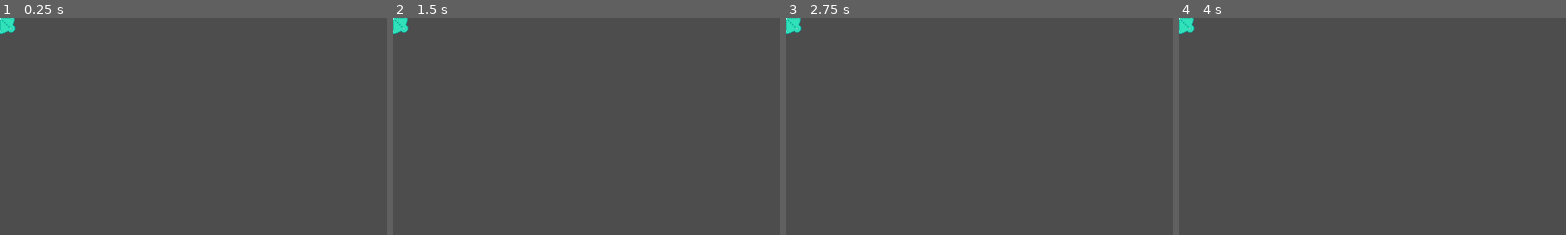
Above: before the commit, frames 1-4 (left to right).
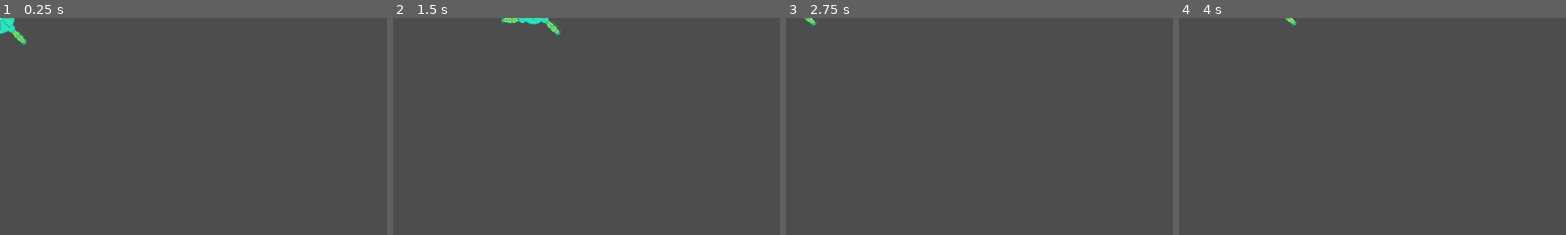
Above: after the commit, the same moments.

Repository: TJRiley96/wild-game-jam-84
Game: Godot game, scene res://Scenes/character_bug.tscn
Two runs of this game, one before a commit and one after it. Both use one fixed random seed, a clock stepped at 60 frames per second and the inputs below. This scene is started directly instead of the project's main scene.
Inputs (mouse positions are % of the whole screen's width and height, from its top left):
- Up to frame 1 (0.25 s): no input
- Up to frame 2 (1.5 s): tap Enter (ui_accept) at 0.5, 0.77, 0.8, 1.07 s; move the mouse to (72, 45) at 0.52 s; hold D (move_right, bound only after the commit) 0.53-1.25 s; tap W (move_foward, bound only after the commit) at 0.6 s; click (72, 45) at 0.67 s; drag from (30, 55) to (45, 70) at 1.27 s
- Up to frame 3 (2.75 s): tap Enter (ui_accept) at 2, 2.3 s; move the mouse to (60, 28) at 2.02 s; hold A (move_left, bound only after the commit) from 2.03 s (still down); tap W (move_foward, bound only after the commit) at 2.1 s
- Up to frame 4 (4 s): release A (move_left, bound only after the commit) at 2.75 s; tap Enter (ui_accept) at 2.75, 3.5, 3.6, 3.77 s; drag from (45, 70) to (20, 35) at 2.77 s; move the mouse to (80, 65) at 3.52 s; hold D (move_right, bound only after the commit) from 3.53 s (still down)
The pictures show only the part of the screen within x 0-50%, y 0-50%; the shares and areas given below are measured in that part.

The runs differ from the first frame. In frame 1, 0.1% of the frame differs, in the area x 3-8%, y 5-13%; in frame 2, 0.7%, in the area x 0-44%, y 0-9%; in frame 3, 0.3%; in frame 4, 0.3%.

Commit message:
New Bug System

Diff:
--- a/Scenes/character_bug.tscn
+++ b/Scenes/character_bug.tscn
@@ -1,43 +1,54 @@
-[gd_scene load_steps=4 format=3 uid="uid://j0k5gp61bakf"]
+[gd_scene load_steps=6 format=3 uid="uid://j0k5gp61bakf"]
 
+[ext_resource type="Script" uid="uid://kpowjvm0cnu" path="res://Scripts/character_bug.gd" id="1_46hhl"]
 [ext_resource type="Texture2D" uid="uid://cocih2x2lbx8x" path="res://Assets/TestSprites/bug_body_01.png" id="1_r5yy1"]
 [ext_resource type="Texture2D" uid="uid://ccg45poktdktq" path="res://Assets/TestSprites/bug_leg_section_1_01.png" id="2_46hhl"]
 [ext_resource type="Texture2D" uid="uid://40tj5kgdkdnn" path="res://Assets/TestSprites/bug_head_01.png" id="3_hh08e"]
 
+[sub_resource type="CircleShape2D" id="CircleShape2D_r5yy1"]
+radius = 23.1948
+
 [node name="CharacterBug" type="CharacterBody2D"]
+script = ExtResource("1_46hhl")
 
 [node name="Parts" type="Node2D" parent="."]
 
-[node name="PartsSkeletonContainer" type="Node2D" parent="Parts"]
+[node name="Head" type="Sprite2D" parent="Parts"]
+position = Vector2(0, -28)
+texture = ExtResource("3_hh08e")
 
-[node name="Body" type="Sprite2D" parent="Parts/PartsSkeletonContainer"]
+[node name="Body" type="Sprite2D" parent="Parts"]
 z_index = 1
 texture = ExtResource("1_r5yy1")
 
-[node name="TopLeftLeg" type="Sprite2D" parent="Parts/PartsSkeletonContainer"]
+[node name="TopLegLeft" type="Sprite2D" parent="Parts"]
 position = Vector2(-16, -16)
 rotation = 2.35619
 texture = ExtResource("2_46hhl")
 offset = Vector2(0, 16)
 
-[node name="TopRightLeg" type="Sprite2D" parent="Parts/PartsSkeletonContainer"]
-position = Vector2(-16, -16)
-rotation = 2.35619
+[node name="TopLegRight" type="Sprite2D" parent="Parts"]
+position = Vector2(16, -16)
+rotation = -2.35619
+scale = Vector2(1, 1)
+texture = ExtResource("2_46hhl")
+offset = Vector2(0, 16)
+flip_h = true
+
+[node name="BotLegLeft" type="Sprite2D" parent="Parts"]
+position = Vector2(-16, 16)
+rotation = 0.785398
+scale = Vector2(1, 1)
 texture = ExtResource("2_46hhl")
 offset = Vector2(0, 16)
 
-[node name="BotLeftLeg" type="Sprite2D" parent="Parts/PartsSkeletonContainer"]
-position = Vector2(-16, -16)
-rotation = 2.35619
+[node name="BotLegRight" type="Sprite2D" parent="Parts"]
+position = Vector2(16, 16)
+rotation = -0.785398
+scale = Vector2(1, 1)
 texture = ExtResource("2_46hhl")
 offset = Vector2(0, 16)
+flip_h = true
 
-[node name="BotRightLeg" type="Sprite2D" parent="Parts/PartsSkeletonContainer"]
-position = Vector2(-16, -16)
-rotation = 2.35619
-texture = ExtResource("2_46hhl")
-offset = Vector2(0, 16)
-
-[node name="Head" type="Sprite2D" parent="Parts/PartsSkeletonContainer"]
-position = Vector2(0, -28)
-texture = ExtResource("3_hh08e")
+[node name="CollisionShape2D" type="CollisionShape2D" parent="."]
+shape = SubResource("CircleShape2D_r5yy1")
--- /dev/null
+++ b/Scripts/character_bug.gd
@@ -0,0 +1,91 @@
+extends CharacterBody2D
+
+
+const SPEED = 300.0
+const JUMP_VELOCITY = -400.0
+
+const RIGHT_LEG_MIN_RANGE: float = 0.0
+const RIGHT_LEG_MAX_RANGE: float = -180.0
+
+const LEFT_LEG_MIN_RANGE: float = 20.0
+const LEFT_LEG_MAX_RANGE: float = 160.0
+
+# Parts
+
+# Legs
+@onready var top_leg_left: Sprite2D = $Parts/TopLegLeft
+@onready var top_leg_right: Sprite2D = $Parts/TopLegRight
+@onready var bot_leg_left: Sprite2D = $Parts/BotLegLeft
+@onready var bot_leg_right: Sprite2D = $Parts/BotLegRight
+
+
+# Leg direction bools
+var reset_top_l: bool = true
+var reset_top_r: bool = false
+var reset_bot_l: bool = false
+var reset_bot_r: bool = true
+
+func _ready() -> void:
+	top_leg_left.rotation_degrees = randf_range(0,180)
+	bot_leg_left.rotation_degrees = randf_range(0,180)
+
+func _physics_process(delta: float) -> void:
+	# Add the gravity.
+	#if not is_on_floor():
+		#velocity += get_gravity() * delta
+
+	# Handle jump.
+	if Input.is_action_just_pressed("ui_accept") and is_on_floor():
+		velocity.y = JUMP_VELOCITY
+
+	# Get the input direction and handle the movement/deceleration.
+	# As good practice, you should replace UI actions with custom gameplay actions.
+	var direction := Input.get_vector("move_left", "move_right", "move_foward", "move_backward")
+	if direction:
+		velocity = direction * SPEED
+	else:
+		velocity.x = move_toward(velocity.x, 0, SPEED)
+		velocity.y= move_toward(velocity.y, 0, SPEED)
+
+	if velocity:
+		print("Forward Velocity")
+		rotate_left_legs()
+		#rotate_right_legs()
+
+	move_and_slide()
+
+
+func rotate_left_legs(backward: bool = false) -> void:
+
+	# Top Left Leg
+	if reset_top_l:
+		top_leg_left.rotation_degrees += 10# Magic numbers
+		reset_top_l = false if top_leg_left.rotation_degrees >= LEFT_LEG_MAX_RANGE else true
+	else:
+		top_leg_left.rotation_degrees -= 5
+		reset_top_l = true if top_leg_left.rotation_degrees <= LEFT_LEG_MIN_RANGE else false
+
+	# Bot Left Leg
+	if reset_bot_l:
+		bot_leg_left.rotation_degrees += 10# Magic numbers
+		reset_bot_l = false if bot_leg_left.rotation_degrees >= LEFT_LEG_MAX_RANGE else true
+	else:
+		bot_leg_left.rotation_degrees -= 5
+		reset_bot_l = true if bot_leg_left.rotation_degrees <= LEFT_LEG_MIN_RANGE else false
+
+func rotate_right_legs(backward: bool = false) -> void:
+	# Top Left Leg
+	if reset_top_l:
+		top_leg_left.rotation_degrees += 10# Magic numbers
+		reset_top_l = false if top_leg_left.rotation_degrees >= LEFT_LEG_MAX_RANGE else true
+	else:
+		top_leg_left.rotation_degrees -= 5
+		reset_top_l = true if top_leg_left.rotation_degrees <= LEFT_LEG_MIN_RANGE else false
+
+	# Bot Left Leg
+	if reset_bot_l:
+		bot_leg_left.rotation_degrees += 10# Magic numbers
+		reset_bot_l = false if bot_leg_left.rotation_degrees >= LEFT_LEG_MAX_RANGE else true
+	else:
+		bot_leg_left.rotation_degrees -= 5
+		reset_bot_l = true if bot_leg_left.rotation_degrees <= LEFT_LEG_MIN_RANGE else false
--- a/project.godot
+++ b/project.godot
@@ -19,6 +19,29 @@
 
 Card="Basic Card Object"
 
+[input]
+
+move_foward={
+"deadzone": 0.2,
+"events": [Object(InputEventKey,"resource_local_to_scene":false,"resource_name":"","device":-1,"window_id":0,"alt_pressed":false,"shift_pressed":false,"ctrl_pressed":false,"meta_pressed":false,"pressed":false,"keycode":0,"physical_keycode":87,"key_label":0,"unicode":119,"location":0,"echo":false,"script":null)
+]
+}
+move_backward={
+"deadzone": 0.2,
+"events": [Object(InputEventKey,"resource_local_to_scene":false,"resource_name":"","device":-1,"window_id":0,"alt_pressed":false,"shift_pressed":false,"ctrl_pressed":false,"meta_pressed":false,"pressed":false,"keycode":0,"physical_keycode":83,"key_label":0,"unicode":115,"location":0,"echo":false,"script":null)
+]
+}
+move_left={
+"deadzone": 0.2,
+"events": [Object(InputEventKey,"resource_local_to_scene":false,"resource_name":"","device":-1,"window_id":0,"alt_pressed":false,"shift_pressed":false,"ctrl_pressed":false,"meta_pressed":false,"pressed":false,"keycode":0,"physical_keycode":65,"key_label":0,"unicode":97,"location":0,"echo":false,"script":null)
+]
+}
+move_right={
+"deadzone": 0.2,
+"events": [Object(InputEventKey,"resource_local_to_scene":false,"resource_name":"","device":-1,"window_id":0,"alt_pressed":false,"shift_pressed":false,"ctrl_pressed":false,"meta_pressed":false,"pressed":false,"keycode":0,"physical_keycode":68,"key_label":0,"unicode":100,"location":0,"echo":false,"script":null)
+]
+}
+
 [rendering]
 
 textures/canvas_textures/default_texture_filter=0
Not shown, added: Scripts/character_bug.gd.uid
Not shown, changed: README.md
